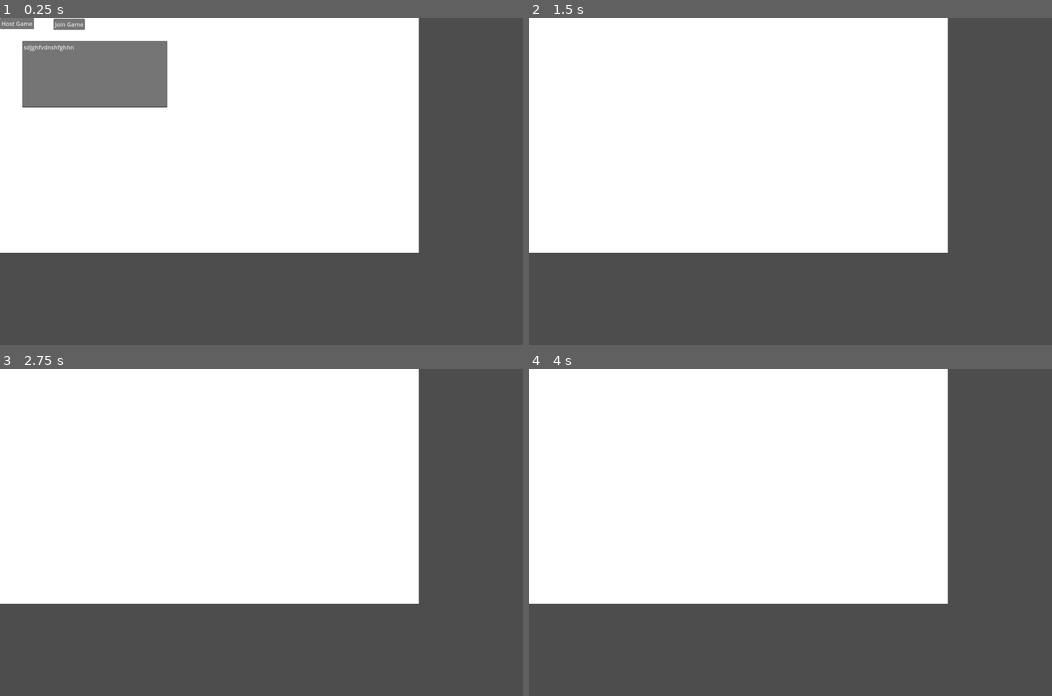
Above: before the commit, frames 1-4 (two rows, left to right).
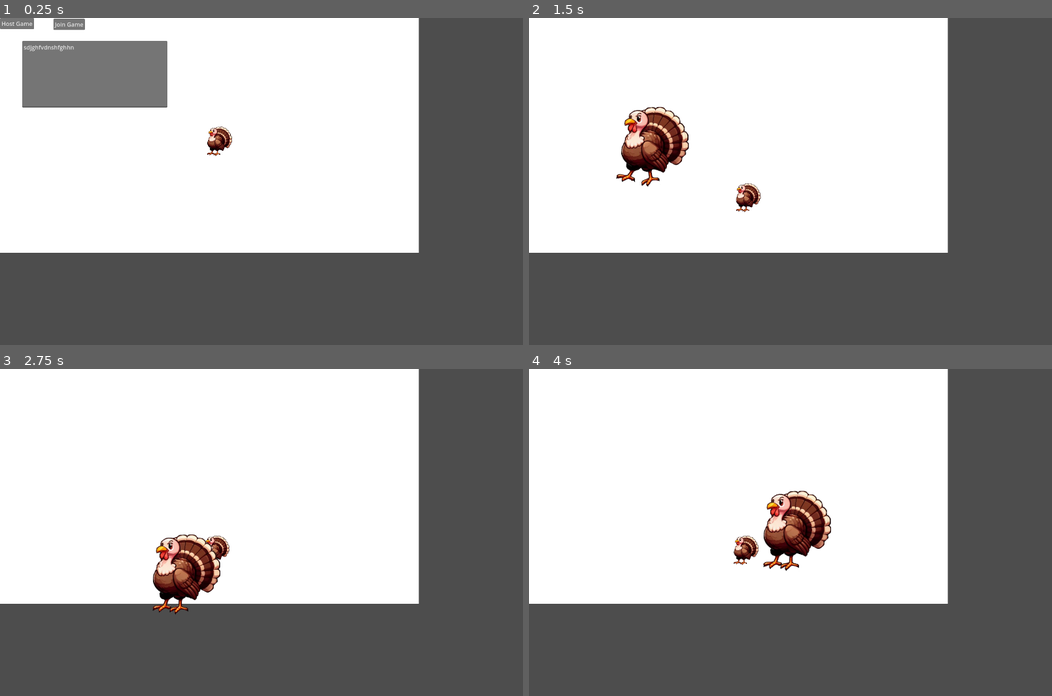
Above: after the commit, the same moments.

Repository: turkey-ball/turkey-ball
Game: Godot game, scene res://LukasZeugs/game.tscn
Same seed, same stepped clock (60 frames per second), same inputs: the game is played once before the commit and once after it. This scene is started directly instead of the project's main scene.
Inputs:
- Up to frame 1 (0.25 s): no input
- Up to frame 2 (1.5 s): click "Host Game" at 0.5 s; hold Right (ui_right) from 1.28 s (still down)
- Up to frame 3 (2.75 s): release Right (ui_right) at 2.03 s; hold Down (ui_down) from 2.03 s (still down)
- Up to frame 4 (4 s): release Down (ui_down) at 2.78 s; hold Right (ui_right) 2.78-3.53 s; hold Up (ui_up) from 3.53 s (still down)

The runs differ from the first frame. In frame 1, 0.3% of the frame differs, in the area x 39-45%, y 33-43%; in frame 2, 2.5%; in frame 3, 2.4%; in frame 4, 2.5%, in the area x 39-58%, y 37-62%.

Commit message:
Netzwerk + Spawnpunkte
Hacky

Diff:
--- a/LukasZeugs/game.gd
+++ b/LukasZeugs/game.gd
@@ -2,9 +2,6 @@
 
 const SPEED = 300.0
 const JUMP_VELOCITY = -400.0
-
-var PlayerID
-var Player
 
 # Get the gravity from the project settings to be synced with RigidBody nodes.
 var gravity = ProjectSettings.get_setting("physics/2d/default_gravity")
@@ -13,7 +10,6 @@
 func _ready():
 	if(multiplayer.is_server()):
 		print_once_per_client.rpc()
-	pass # Replace with function body.
 
 @rpc
 func print_once_per_client():
@@ -27,16 +23,15 @@
 
 
 #
-#    NETZWERK !!!!!!111Elf
+#    Netzwerk Logik. Aktuell: Test
 #
-
-var num = 0
 
 var peer = ENetMultiplayerPeer.new()
 @export var player_scene : PackedScene
+@export var spawn_point_left : Node2D
+@export var spawn_point_right : Node2D
 
 func _on_host_pressed():
-	num += 1
 	peer.create_server(1337)
 	multiplayer.multiplayer_peer = peer
 	multiplayer.peer_connected.connect(add_player)
@@ -46,12 +41,29 @@
 func _on_join_pressed():
 	peer.create_client("127.0.0.1", 1337)
 	multiplayer.multiplayer_peer = peer
+	rpc_id(1, "set_player_position", spawn_point_right.position)
 	$CanvasLayer.hide()
 
 func add_player(id = 1):
+	# Packe das hier hin, falls ich das später noch einmal anschauen möchte.
+	#var screen_size = get_viewport().size
+	#player.position.x = screen_size.x / 2
+	#player.position.y = screen_size.y / 2
+
 	var player = player_scene.instantiate()
 	player.name = str(id)
+	player.myplayerid = id
+
+	# Wollte den Shape deaktivieren, hab das im Objekt gemacht, weils schneller geht.
+	for shape_index in range(player.get_child_count()):
+		if player.get_child(shape_index) is CollisionShape2D:
+			print("deactivated:" + player.get_child(shape_index).name)
+			#player.get_child(shape_index).disabled = true
+			#player.get_child(shape_index).visible = false
+			player.get_child(shape_index).queue_free()
+
 	print("Player added: " + str(id))
+	print("=> Player position: " + str(player.position) + ", VP-Size: " + str(get_viewport().size))
 	call_deferred("add_child", player)
 
 func exit_game(id):
--- a/LukasZeugs/game.tscn
+++ b/LukasZeugs/game.tscn
@@ -3,16 +3,26 @@
 [ext_resource type="PackedScene" uid="uid://s36l2vrgxmdi" path="res://LukasZeugs/arena.tscn" id="1_goens"]
 [ext_resource type="Script" path="res://LukasZeugs/game.gd" id="1_hpn51"]
 [ext_resource type="PackedScene" uid="uid://dsilfbvb5t08r" path="res://LukasZeugs/player.tscn" id="2_0ktil"]
-[ext_resource type="PackedScene" uid="uid://x233w78trjqi" path="res://turkey.tscn" id="3_itfda"]
+[ext_resource type="PackedScene" uid="uid://x233w78trjqi" path="res://Scenes/turkey.tscn" id="3_itfda"]
 
-[node name="Game" type="Node"]
+[node name="Game" type="Node" node_paths=PackedStringArray("spawn_point_left", "spawn_point_right")]
 script = ExtResource("1_hpn51")
 player_scene = ExtResource("2_0ktil")
+spawn_point_left = NodePath("Arena/SpawnPoints/SP1")
+spawn_point_right = NodePath("Arena/SpawnPoints/SP2")
 
 [node name="Arena" parent="." instance=ExtResource("1_goens")]
 
 [node name="Turkey" parent="Arena" instance=ExtResource("3_itfda")]
 position = Vector2(610, 309)
+
+[node name="SpawnPoints" type="Node2D" parent="Arena"]
+
+[node name="SP1" type="Node2D" parent="Arena/SpawnPoints"]
+position = Vector2(314, 339)
+
+[node name="SP2" type="Node2D" parent="Arena/SpawnPoints"]
+position = Vector2(998, 393)
 
 [node name="CanvasLayer" type="CanvasLayer" parent="."]
 
--- a/LukasZeugs/player.gd
+++ b/LukasZeugs/player.gd
@@ -1,16 +1,24 @@
 extends CharacterBody2D
-
 
 # Get the gravity from the project settings to be synced with RigidBody nodes.
 var gravity = ProjectSettings.get_setting("physics/2d/default_gravity")
+@export var myplayerid:int
 
 func _ready():
 	get_node("AnimatedSprite2D").play("default")
 
+	# Problem "gelöst". So kann er die Spawnpunkte abfangen und setzen.
+	var sp1 = $"../"/Arena/SpawnPoints/SP1
+	var sp2 = $"../"/Arena/SpawnPoints/SP2
+
+	if myplayerid == 1:
+		position = sp1.position
+	else: # id = 0??
+		position = sp2.position
+
 func _init():
 	motion_mode = CharacterBody2D.MOTION_MODE_FLOATING
 
-# Von: Lukas
 func _enter_tree():
 	set_multiplayer_authority(name.to_int())
 
@@ -36,11 +44,19 @@
 	var direction_vertical = Input.get_axis("ui_up", "ui_down")
 	if direction_horizontal:
 		velocity.x = direction_horizontal * SPEED
+		#print("Player " + name + " moved horizontally: " + str(position))
 	else:
 		velocity.x = 0
 	if direction_vertical:
 		velocity.y = direction_vertical * SPEED
+		#print("Player " + name + " moved vertically: " + str(position))
 	else:
 		velocity.y = 0
 
+	if !direction_horizontal && !direction_vertical:
+		return
+
+	rpc("setPosition", position)
+	print("Player " + name + " position: " + str(position) + ", h: " + str(direction_horizontal) +
+	", v: " + str(direction_vertical))
 	move_and_slide()
--- a/LukasZeugs/player.tscn
+++ b/LukasZeugs/player.tscn
@@ -55,9 +55,6 @@
 "speed": 14.0
 }]
 
-[sub_resource type="RectangleShape2D" id="RectangleShape2D_0086a"]
-size = Vector2(145, 235)
-
 [sub_resource type="SceneReplicationConfig" id="SceneReplicationConfig_s4uwx"]
 properties/0/path = NodePath(".:position")
 properties/0/spawn = true
@@ -79,9 +76,5 @@
 sprite_frames = SubResource("SpriteFrames_i26s0")
 frame_progress = 0.14176
 
-[node name="CollisionShape2D" type="CollisionShape2D" parent="."]
-position = Vector2(76, 118)
-shape = SubResource("RectangleShape2D_0086a")
-
 [node name="MultiplayerSynchronizer" type="MultiplayerSynchronizer" parent="."]
 replication_config = SubResource("SceneReplicationConfig_s4uwx")
--- a/Scenes/LukasMPTest.tscn
+++ b/Scenes/LukasMPTest.tscn
@@ -1,7 +1,7 @@
 [gd_scene load_steps=3 format=3 uid="uid://b4odllx4m0vdi"]
 
 [ext_resource type="Script" path="res://Scripts/LukasMPTest.gd" id="1_5btix"]
-[ext_resource type="PackedScene" uid="uid://dsilfbvb5t08r" path="res://LukasZeugs/player.tscn" id="2_j3iee"]
+[ext_resource type="PackedScene" uid="uid://dsilfbvb5t08r" path="res://Scenes/player.tscn" id="2_j3iee"]
 
 [node name="Main" type="Node2D"]
 script = ExtResource("1_5btix")
@@ -24,7 +24,6 @@
 text = "Join Game"
 
 [node name="MultiplayerSpawner" type="MultiplayerSpawner" parent="."]
-_spawnable_scenes = PackedStringArray("res://player.tscn")
 spawn_path = NodePath("..")
 
 [connection signal="pressed" from="CanvasLayer/Host" to="." method="_on_host_pressed"]
Not shown: 1 places in LukasZeugs/player.tscn that only renumber resources
